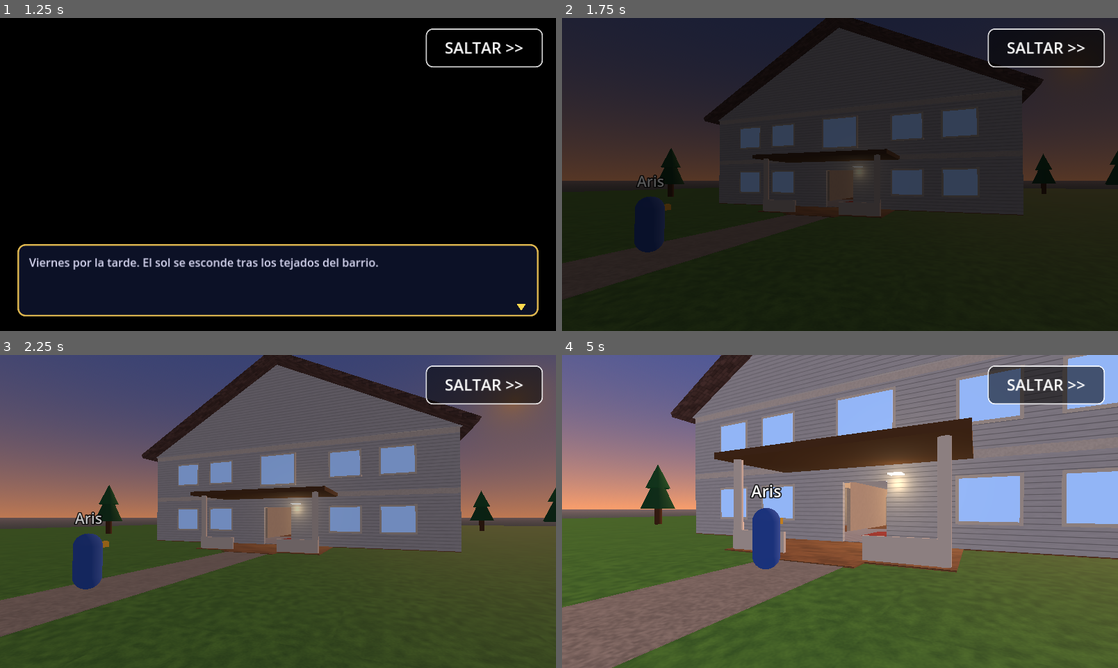
Above: before the commit, frames 1-4 (two rows, left to right).
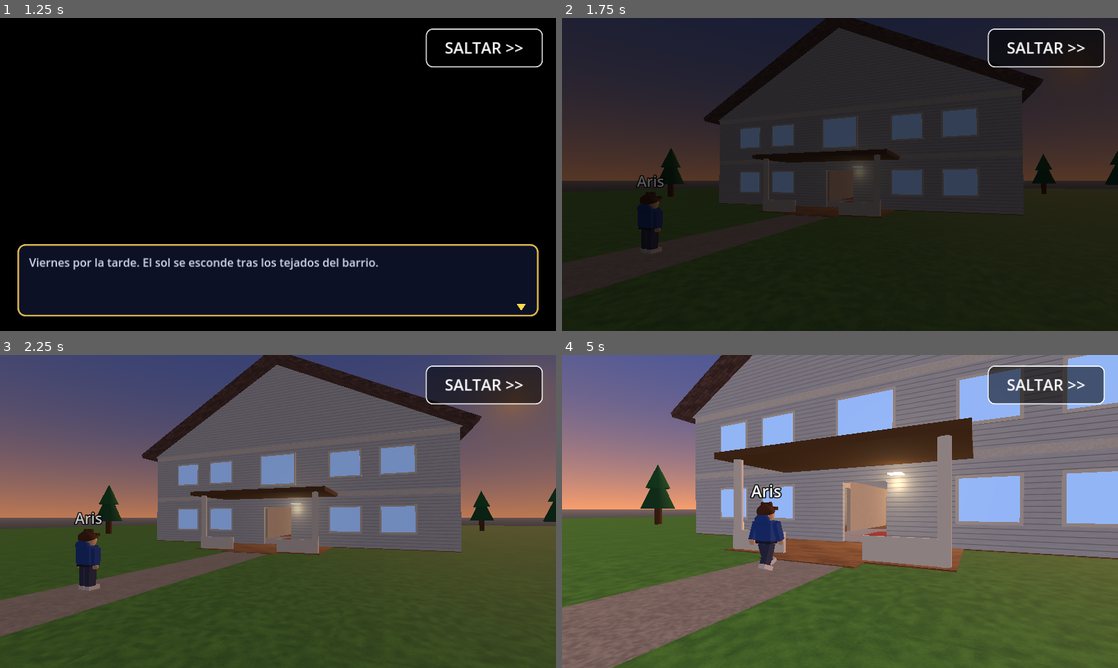
Above: after the commit, the same moments.

Repository: Adriii192/mitologia-rpg
Game: Godot game, scene res://main.tscn
Same seed, same stepped clock (60 frames per second), same inputs: the game is played once before the commit and once after it.
Inputs (mouse positions are in pixels of both pictures, inside the frame that each line leads up to):
- Up to frame 1 (1.25 s): move the mouse to (400, 158) at 0.52 s; click (400, 158) at 0.67 s
- Up to frame 2 (1.75 s): tap Enter at 1.25 s; drag from (728, 190) to (812, 237) at 1.27 s
- Up to frame 3 (2.25 s): move the mouse to (333, 442) at 2.02 s; click (333, 442) at 2.17 s
- Up to frame 4 (5 s): drag from (812, 574) to (673, 464) at 2.77 s; move the mouse to (1006, 558) at 3.52 s; click (1006, 558) at 3.67 s; drag from (673, 464) to (756, 433) at 4.27 s

Frame 1 is identical in both runs. In frame 2, 0.4% of the frame differs, in the area x 13-20%, y 55-75%; in frame 3, 0.7%; in frame 4, 1.0%, in the area x 33-40%, y 46-69%.

Commit message:
Add files via upload

Diff:
--- a/boot.gd
+++ b/boot.gd
@@ -1,6 +1,6 @@
 extends Node
 
-const FILES := ["res://main.gd", "res://zones.gd", "res://state.gd", "res://fighter.gd", "res://battle.gd", "res://dialog.gd", "res://companion.gd", "res://textures.gd", "res://house.gd"]
+const FILES := ["res://main.gd", "res://zones.gd", "res://state.gd", "res://fighter.gd", "res://battle.gd", "res://dialog.gd", "res://companion.gd", "res://textures.gd", "res://house.gd", "res://character.gd"]
 
 
 func _ready() -> void:
--- /dev/null
+++ b/character.gd
@@ -0,0 +1,99 @@
+extends RefCounted
+
+# Personaje humano low-poly. Mira hacia -Z. Pies en y=0, altura ~1.8.
+
+
+static func _mat(c: Color) -> StandardMaterial3D:
+	var m := StandardMaterial3D.new()
+	m.albedo_color = c
+	return m
+
+
+static func _box(parent: Node3D, pos: Vector3, size: Vector3, c: Color) -> MeshInstance3D:
+	var mi := MeshInstance3D.new()
+	var b := BoxMesh.new()
+	b.size = size
+	mi.mesh = b
+	mi.material_override = _mat(c)
+	mi.position = pos
+	parent.add_child(mi)
+	return mi
+
+
+static func _sph(parent: Node3D, pos: Vector3, r: float, c: Color, sc: Vector3 = Vector3.ONE) -> MeshInstance3D:
+	var mi := MeshInstance3D.new()
+	var s := SphereMesh.new()
+	s.radius = r
+	s.height = r * 2.0
+	mi.mesh = s
+	mi.material_override = _mat(c)
+	mi.position = pos
+	mi.scale = sc
+	parent.add_child(mi)
+	return mi
+
+
+# hair_style: "short", "messy", "long", "bun"
+static func build(shirt: Color, pants: Color, skin: Color, hair: Color, hair_style: String = "short", hood: bool = false, shoes: Color = Color(0.93, 0.93, 0.95)) -> Node3D:
+	var root := Node3D.new()
+	root.name = "Char"
+	var body := Node3D.new()
+	body.name = "Body"
+	body.scale = Vector3(0.88, 0.88, 0.88)
+	root.add_child(body)
+	# Piernas (pivote en la cadera)
+	for sx in [-1.0, 1.0]:
+		var leg := Node3D.new()
+		leg.name = "LegL" if sx < 0.0 else "LegR"
+		leg.position = Vector3(sx * 0.16, 0.84, 0)
+		body.add_child(leg)
+		_box(leg, Vector3(0, -0.4, 0), Vector3(0.23, 0.8, 0.26), pants)
+		_box(leg, Vector3(0, -0.78, -0.07), Vector3(0.26, 0.14, 0.42), shoes)
+	# Torso y cinturon
+	_box(body, Vector3(0, 1.22, 0), Vector3(0.64, 0.76, 0.36), shirt)
+	_box(body, Vector3(0, 0.88, 0), Vector3(0.66, 0.08, 0.38), pants.darkened(0.35))
+	# Brazos (pivote en el hombro)
+	for sx2 in [-1.0, 1.0]:
+		var arm := Node3D.new()
+		arm.name = "ArmL" if sx2 < 0.0 else "ArmR"
+		arm.position = Vector3(sx2 * 0.42, 1.52, 0)
+		body.add_child(arm)
+		_box(arm, Vector3(0, -0.3, 0), Vector3(0.18, 0.62, 0.22), shirt)
+		_sph(arm, Vector3(0, -0.68, 0), 0.1, skin)
+	# Cabeza
+	_box(body, Vector3(0, 1.64, 0), Vector3(0.14, 0.12, 0.14), skin)
+	_sph(body, Vector3(0, 1.8, 0), 0.27, skin, Vector3(1, 1.05, 1))
+	_sph(body, Vector3(-0.1, 1.82, -0.24), 0.04, Color(0.05, 0.05, 0.08))
+	_sph(body, Vector3(0.1, 1.82, -0.24), 0.04, Color(0.05, 0.05, 0.08))
+	_box(body, Vector3(-0.1, 1.9, -0.26), Vector3(0.12, 0.025, 0.03), hair.darkened(0.2))
+	_box(body, Vector3(0.1, 1.9, -0.26), Vector3(0.12, 0.025, 0.03), hair.darkened(0.2))
+	_box(body, Vector3(0, 1.7, -0.265), Vector3(0.1, 0.02, 0.02), Color(0.65, 0.3, 0.3))
+	# Pelo
+	_sph(body, Vector3(0, 1.9, 0.04), 0.29, hair, Vector3(1.0, 0.82, 1.0))
+	_box(body, Vector3(0, 2.0, -0.2), Vector3(0.52, 0.1, 0.14), hair)
+	if hair_style == "messy":
+		for k in 4:
+			var tuft := _box(body, Vector3(-0.18 + 0.12 * float(k), 2.12, -0.02 + 0.03 * float(k % 2)), Vector3(0.1, 0.16, 0.1), hair)
+			tuft.rotation_degrees = Vector3(0, 0, -20.0 + 13.0 * float(k))
+	elif hair_style == "long":
+		_box(body, Vector3(0, 1.55, 0.2), Vector3(0.56, 0.75, 0.14), hair)
+		_box(body, Vector3(-0.29, 1.75, 0.02), Vector3(0.08, 0.4, 0.3), hair)
+		_box(body, Vector3(0.29, 1.75, 0.02), Vector3(0.08, 0.4, 0.3), hair)
+	elif hair_style == "bun":
+		_sph(body, Vector3(0, 2.15, 0.1), 0.13, hair)
+	if hood:
+		_sph(body, Vector3(0, 1.62, 0.2), 0.24, shirt, Vector3(1.2, 0.8, 0.8))
+	return root
+
+
+# Anima piernas y brazos. speed: 0 (quieto) a 1 (corriendo)
+static func animate(model: Node3D, t: float, speed: float) -> void:
+	var body: Node3D = model.get_node_or_null("Body")
+	if body == null:
+		return
+	var s: float = sin(t) * 0.75 * speed
+	(body.get_node("LegL") as Node3D).rotation.x = lerpf((body.get_node("LegL") as Node3D).rotation.x, s, 0.5)
+	(body.get_node("LegR") as Node3D).rotation.x = lerpf((body.get_node("LegR") as Node3D).rotation.x, -s, 0.5)
+	(body.get_node("ArmL") as Node3D).rotation.x = lerpf((body.get_node("ArmL") as Node3D).rotation.x, -s * 0.9, 0.5)
+	(body.get_node("ArmR") as Node3D).rotation.x = lerpf((body.get_node("ArmR") as Node3D).rotation.x, s * 0.9, 0.5)
+	body.position.y = absf(sin(t)) * 0.05 * speed
--- a/companion.gd
+++ b/companion.gd
@@ -1,4 +1,6 @@
 extends RefCounted
+
+const Character = preload("res://character.gd")
 
 
 static func _part(parent: Node3D, mesh: Mesh, pos: Vector3, color: Color, rot: Vector3 = Vector3.ZERO, emission: float = 0.0) -> MeshInstance3D:
@@ -78,22 +80,21 @@
 	return root
 
 
-# Persona sencilla (padres de Aris). Mira hacia +Z.
+# Persona (padres de Aris). Mira hacia +Z.
 static func person(col: Color, label: String) -> Node3D:
 	var root := Node3D.new()
-	var cap := CapsuleMesh.new()
-	cap.radius = 0.36
-	cap.height = 1.5
-	_part(root, cap, Vector3(0, 0.85, 0), col)
-	_part(root, _sphere(0.28), Vector3(0, 1.85, 0), Color(0.95, 0.78, 0.65))
-	_part(root, _sphere(0.3), Vector3(0, 1.98, -0.05), Color(0.25, 0.17, 0.1))
-	_part(root, _sphere(0.04), Vector3(-0.1, 1.88, 0.25), Color(0.05, 0.05, 0.05))
-	_part(root, _sphere(0.04), Vector3(0.1, 1.88, 0.25), Color(0.05, 0.05, 0.05))
+	var model: Node3D = Character.build(col, Color(0.25, 0.28, 0.35), Color(0.93, 0.75, 0.6), Color(0.25, 0.17, 0.1), "short")
+	if label == "Mamá":
+		model = Character.build(col, Color(0.3, 0.25, 0.35), Color(0.95, 0.78, 0.65), Color(0.3, 0.17, 0.08), "long")
+	elif label == "Curete":
+		model = Character.build(col, Color(0.45, 0.32, 0.2), Color(0.85, 0.65, 0.5), Color(0.15, 0.1, 0.08), "short", false, Color(0.4, 0.28, 0.18))
+	model.rotation.y = PI
+	root.add_child(model)
 	var tag := Label3D.new()
 	tag.text = label
 	tag.font_size = 40
 	tag.pixel_size = 0.01
 	tag.billboard = BaseMaterial3D.BILLBOARD_ENABLED
-	tag.position = Vector3(0, 2.7, 0)
+	tag.position = Vector3(0, 2.2, 0)
 	root.add_child(tag)
 	return root
--- a/house.gd
+++ b/house.gd
@@ -488,8 +488,9 @@
 	lamp(root, Vector3(11.5, H1 + 1.6, 12.8), 0.6, 5.0)
 
 	# ---------- Habitacion de invitados ----------
-	bed(root, 11.0, -3.5, 2.2, 1.6, H1, Color(0.7, 0.55, 0.4), false)
-	fb(root, 12.6, -5.8, 0.5, 0.5, 0.6, wood_dark, H1)
+	bed(root, 11.9, -3.5, 2.3, 1.6, H1, Color(0.7, 0.55, 0.4), true)
+	fb(root, 13.3, -5.0, 0.5, 0.5, 0.6, wood_dark, H1)
+	fb(root, 13.3, -2.0, 0.5, 0.5, 0.6, wood_dark, H1)
 	fb(root, 5.0, -2.0, 0.8, 2.0, 2.4, wood_dark, H1)
 	lamp(root, Vector3(9.0, H1 + 3.4, -3.5), 0.9, 10.0)
 	# ---------- Bano 2 ----------
--- a/main.gd
+++ b/main.gd
@@ -6,6 +6,7 @@
 const Dialog = preload("res://dialog.gd")
 const Companion = preload("res://companion.gd")
 const House = preload("res://house.gd")
+const Character = preload("res://character.gd")
 
 const SPEED := 6.0
 const GRAVITY := 20.0
@@ -43,6 +44,9 @@
 var skip_ui: Control
 var house_info: Dictionary = {}
 var held_book: Node3D
+var walk_t := 0.0
+var last_ppos := Vector3.ZERO
+var anim_speed := 0.0
 const H1_FLOOR := 4.6
 var menu_layer: CanvasLayer
 var menu_ui: Control
@@ -180,20 +184,10 @@
 func _build_player() -> void:
 	player = CharacterBody3D.new()
 	player.position = spawn_point
-	var mi := MeshInstance3D.new()
-	var cap := CapsuleMesh.new()
-	cap.radius = 0.4
-	cap.height = 1.8
-	mi.mesh = cap
-	mi.material_override = Zones.mat(Color(0.2, 0.4, 0.9))
-	player.add_child(mi)
-	var nose := MeshInstance3D.new()
-	var nm := BoxMesh.new()
-	nm.size = Vector3(0.2, 0.2, 0.4)
-	nose.mesh = nm
-	nose.position = Vector3(0, 0.5, -0.45)
-	nose.material_override = Zones.mat(Color(1, 0.8, 0.2))
-	player.add_child(nose)
+	var model: Node3D = Character.build(Color(0.15, 0.3, 0.7), Color(0.22, 0.25, 0.4), Color(0.95, 0.76, 0.6), Color(0.35, 0.2, 0.1), "messy", true)
+	model.name = "Model"
+	model.position = Vector3(0, -0.9, 0)
+	player.add_child(model)
 	held_book = Node3D.new()
 	held_book.visible = false
 	held_book.position = Vector3(0, 0.3, -0.55)
@@ -1101,7 +1095,23 @@
 	body.position.y = lerpf(body.position.y, hop, delta * 14.0)
 
 
+func _animate_player(delta: float) -> void:
+	var model: Node3D = player.get_node_or_null("Model")
+	if model == null:
+		return
+	var d: Vector3 = player.global_position - last_ppos
+	last_ppos = player.global_position
+	d.y = 0.0
+	var sp: float = 0.0
+	if delta > 0.0 and d.length() < 3.0:
+		sp = clampf(d.length() / delta / SPEED, 0.0, 1.0)
+	anim_speed = lerpf(anim_speed, sp, 0.25)
+	walk_t += delta * (6.0 + anim_speed * 6.0)
+	Character.animate(model, walk_t, anim_speed)
+
+
 func _process(delta: float) -> void:
+	_animate_player(delta)
 	cam_pivot.global_position = player.global_position + Vector3(0, 1.5, 0)
 	cam_pivot.rotation = Vector3(pitch, yaw, 0)
 	grace = maxf(0.0, grace - delta)
